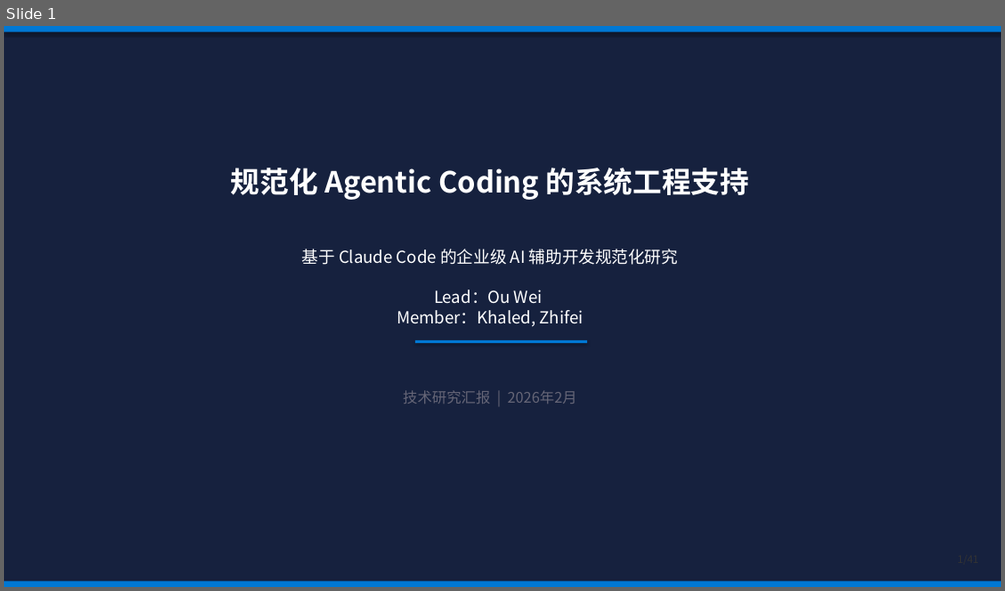
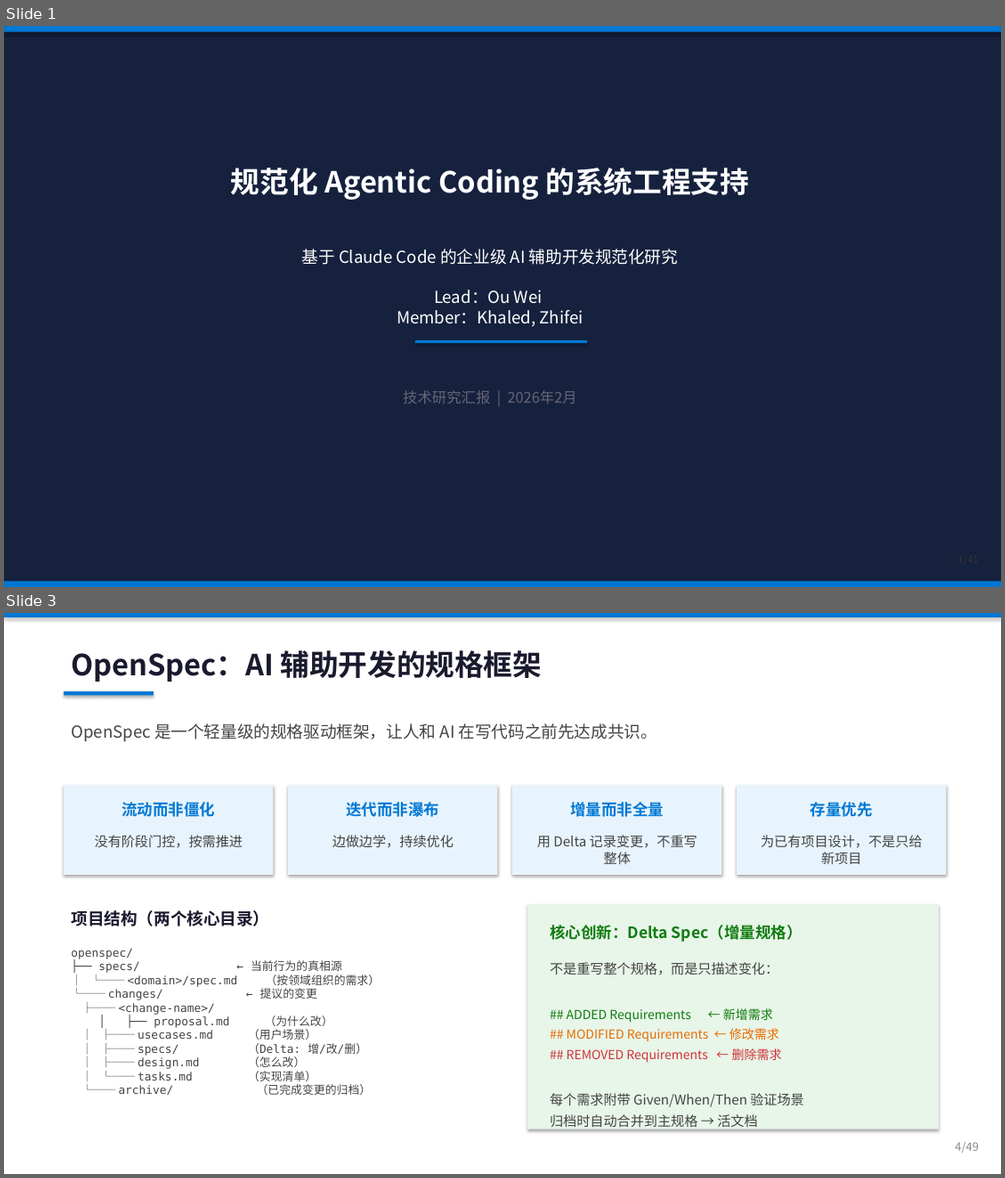
Before and after one commit to ZhifeiDou/OpenSpec_Modify, a slide deck: OpenSpec_技术研究汇报.pptx. Shown one above the other, each under a label of ours: slide 1 before the commit, slides 1 and 3 after it; the slides between them are not shown. The pictures are 1005x591 and 1005x1178 pixels, drawn with LibreOffice and Linux fonts; fonts in the diff are those of the drawing. Boxes give left, top, right and bottom in pixels: in the first picture for what was removed or moved away, otherwise in the second. Text is boxed around its words. In the diff, an @@ line names an element or a change of style, - is before the commit and + after.

```diff
--- a/OpenSpec_技术研究汇报.pptx
+++ b/OpenSpec_技术研究汇报.pptx
@@ slide 3 added at box(4, 613, 1001, 1174), background #FFFFFF @@
@@ rectangle added at box(4, 613, 1001, 617), fill #0078D4 @@
@@ text added at box(71, 650, 542, 682), 28 pt, text #1A1A2E, bold @@
+OpenSpec：AI 辅助开发的规格框架
@@ rectangle added at box(64, 691, 154, 695), fill #0078D4 @@
@@ text added at box(71, 723, 657, 742), 16 pt, text #444444 @@
+OpenSpec 是一个轻量级的规格驱动框架，让人和 AI 在写代码之前先达成共识。
@@ rectangle added at box(64, 785, 273, 875), fill #E8F4FD @@
@@ rectangle added at box(288, 785, 498, 875), fill #E8F4FD @@
@@ rectangle added at box(512, 785, 722, 875), fill #E8F4FD @@
@@ rectangle added at box(736, 785, 947, 875), fill #E8F4FD @@
@@ text added at box(121, 802, 215, 817), 15 pt, text #0078D4, bold @@
+流动而非僵化
@@ text added at box(346, 802, 439, 817), 15 pt, text #0078D4, bold @@
+迭代而非瀑布
@@ text added at box(570, 802, 663, 817), 15 pt, text #0078D4, bold @@
+增量而非全量
@@ text added at box(810, 802, 873, 817), 15 pt, text #0078D4, bold @@
+存量优先
@@ text added at box(95, 835, 243, 848), 13 pt, text #444444 @@
+没有阶段门控，按需推进
@@ text added at box(332, 835, 453, 848), 13 pt, text #444444 @@
+边做边学，持续优化
@@ text added at box(537, 835, 697, 864), 13 pt, text #444444 @@
+用 Delta 记录变更，不重写整体
@@ text added at box(760, 835, 922, 864), 13 pt, text #444444 @@
+为已有项目设计，不是只给新项目
@@ rectangle added at box(527, 905, 938, 1129), fill #E8F5E9 @@
@@ text added at box(71, 910, 269, 926), 16 pt, text #1A1A2E, bold @@
+项目结构（两个核心目录）
@@ text added at box(550, 925, 802, 941), 15 pt, text #107C10, bold @@
+核心创新：Delta Spec（增量规格）
@@ text added at box(71, 948, 380, 1094), 11 pt, text #444444 @@
+openspec/
+├── specs/ ← 当前行为的真相源
+│ └── <domain>/spec.md （按领域组织的需求）
+└── changes/ ← 提议的变更
+├── <change-name>/
+│ ├── proposal.md （为什么改）
+│ ├── usecases.md （用户场景）
+│ ├── specs/ （Delta: 增/改/删）
+│ ├── design.md （怎么改）
+│ └── tasks.md （实现清单）
+└── archive/ （已完成变更的归档）
@@ text added at box(550, 962, 804, 1130), 12 pt, text #444444 @@
+不是重写整个规格，而是只描述变化：
+## ADDED Requirements ← 新增需求
+## MODIFIED Requirements ← 修改需求
+## REMOVED Requirements ← 删除需求
+每个需求附带 Given/When/Then 验证场景
+归档时自动合并到主规格 → 活文档
@@ text added at box(955, 1142, 978, 1152), 11 pt, text #888888 @@
+4/49
```
Also in this commit, not shown: 1 other slide added.
